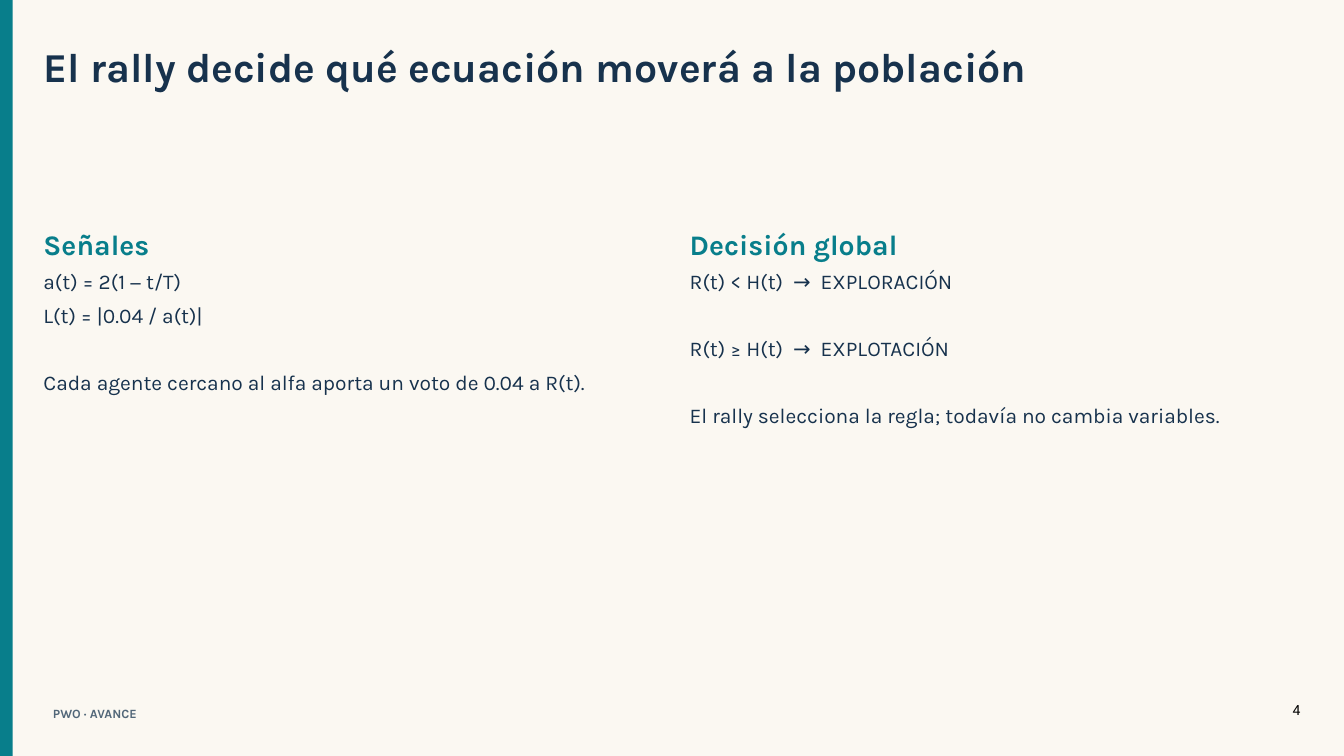
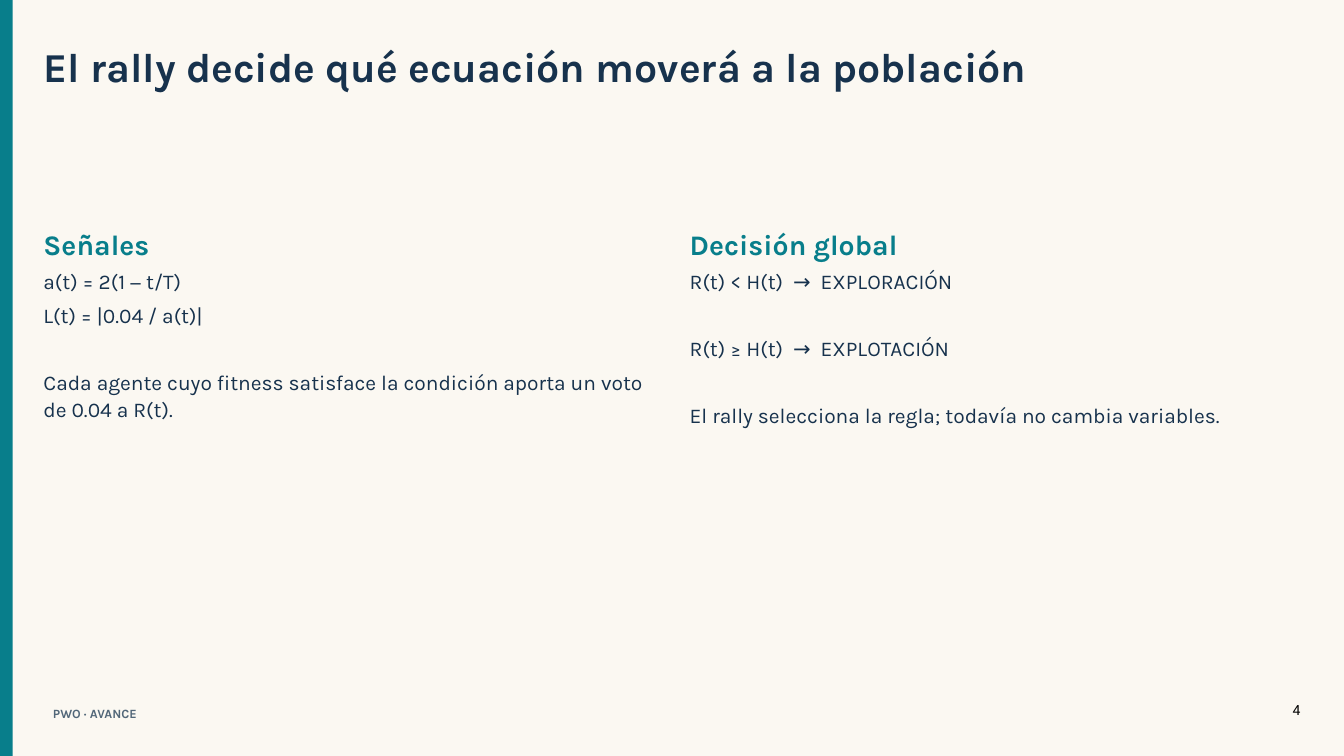
Before and after one commit to maverck-/pwo-optimizacion-estocastica, a slide deck: slide 4 of entregables/avance/PWO_Presentacion_Avance_Gayoso_Gonzalez.pptx. Drawn at 1344x756 pixels with LibreOffice and Linux fonts; fonts in the diff are those of the drawing. Boxes give left, top, right and bottom in pixels: in the first picture for what was removed or moved away, otherwise in the second. Text is boxed around its words. In the diff, an @@ line names an element or a change of style, - is before the commit and + after.

```diff
--- a/entregables/avance/PWO_Presentacion_Avance_Gayoso_Gonzalez.pptx
+++ b/entregables/avance/PWO_Presentacion_Avance_Gayoso_Gonzalez.pptx
@@ text at bbox=[43, 273, 642, 419]: text changed @@
-a(t) = 2(1 − t/T)
-L(t) = |0.04 / a(t)|
-Cada agente cercano al alfa aporta un voto de 0.04 a R(t).
+a(t) = 2(1 − t/T)
+L(t) = |0.04 / a(t)|
+Cada agente cuyo fitness satisface la condición aporta un voto de 0.04 a R(t).
```
Also in this commit, not shown: 3 other slides changed, 20 other files.
